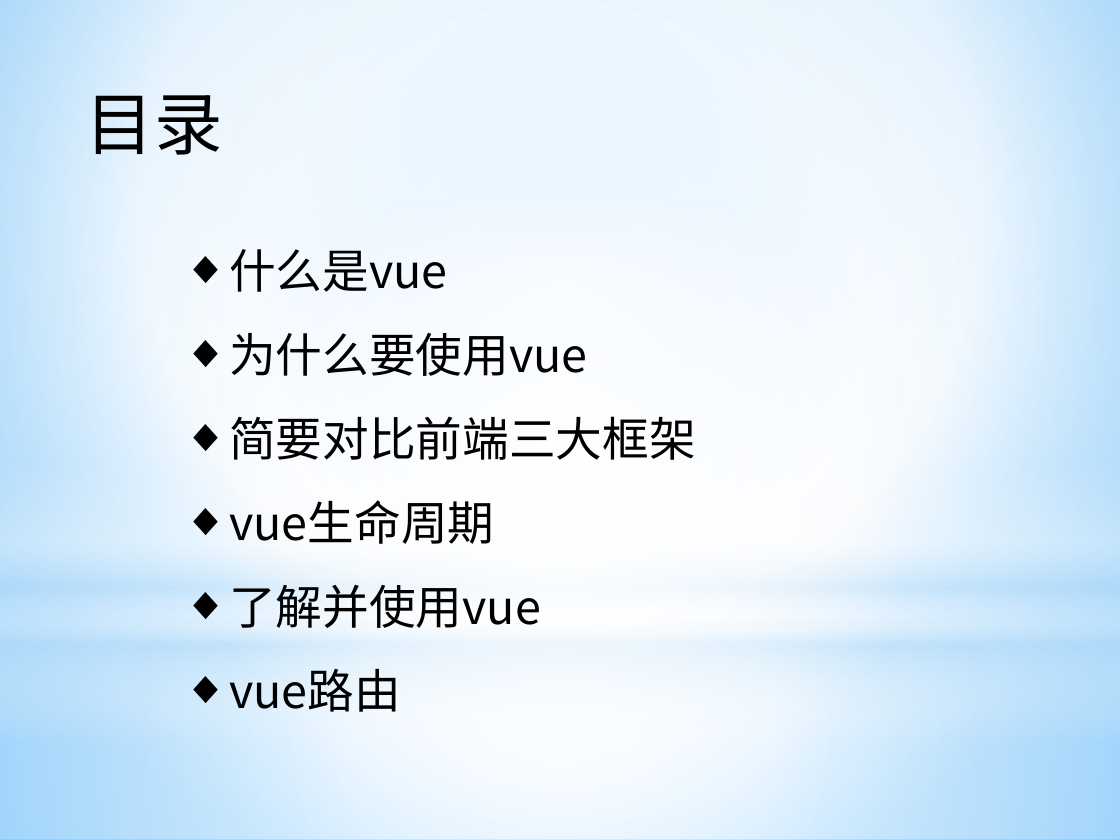
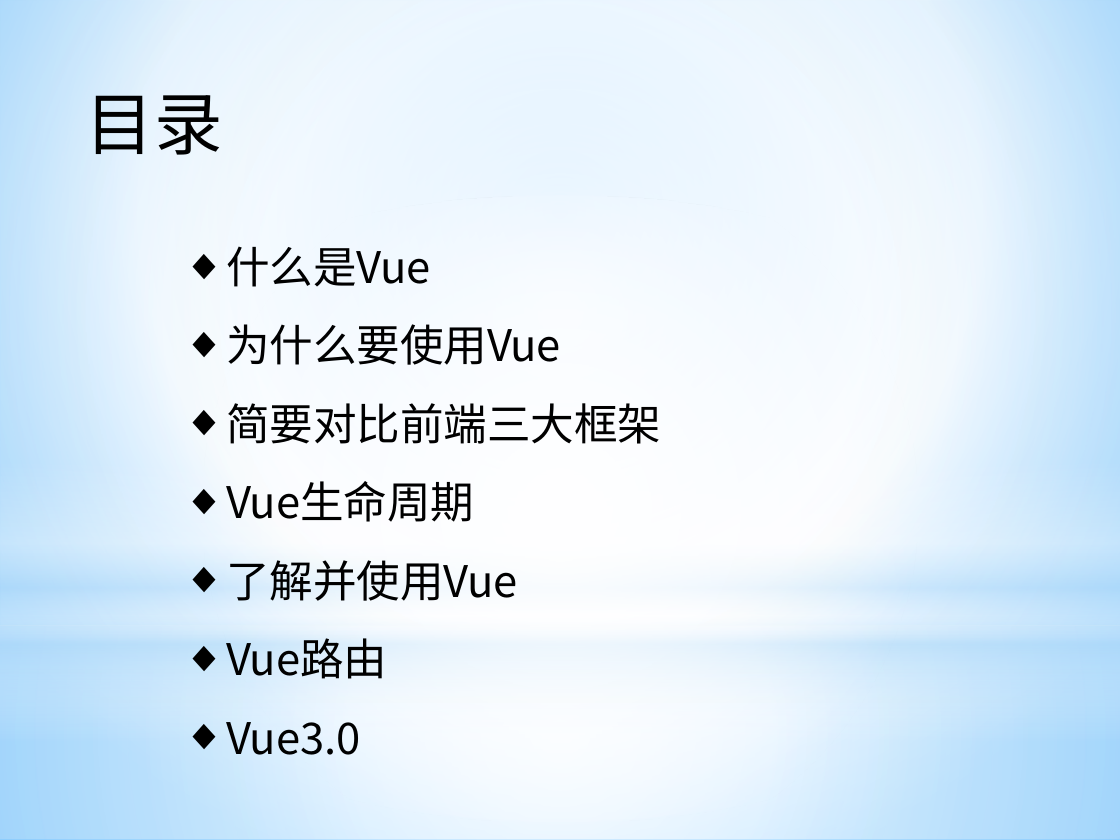
Before and after one commit to ManBaAQiang/vueProject, a slide deck: slide 2 of vue初探.pptx. Drawn at 1120x840 pixels with LibreOffice and Linux fonts; fonts in the diff are those of the drawing. Boxes give left, top, right and bottom in pixels: in the first picture for what was removed or moved away, otherwise in the second. Text is boxed around its words. In the diff, an @@ line names an element or a change of style, - is before the commit and + after.

Commit message:
ppt

```diff
--- a/vue初探.pptx
+++ b/vue初探.pptx
@@ text at bbox=[226, 246, 561, 365]: text changed; size 30 to 28 pt @@
-◆ 什么是vue
-◆ 为什么要使用vue
+◆ 什么是Vue
+◆ 为什么要使用Vue
@@ text at bbox=[226, 403, 661, 444]: size 30 to 28 pt in "简要对比前端三大框架" @@
@@ text at bbox=[226, 481, 518, 755]: text changed; size 30 to 28 pt @@
-◆ vue生命周期
-◆ 了解并使用vue
-◆ vue路由
+◆ Vue生命周期
+◆ 了解并使用Vue
+◆ Vue路由
+◆ Vue3.0
```
Also in this commit, not shown: 1 other slide changed, 2 slides added, 1 other file.
